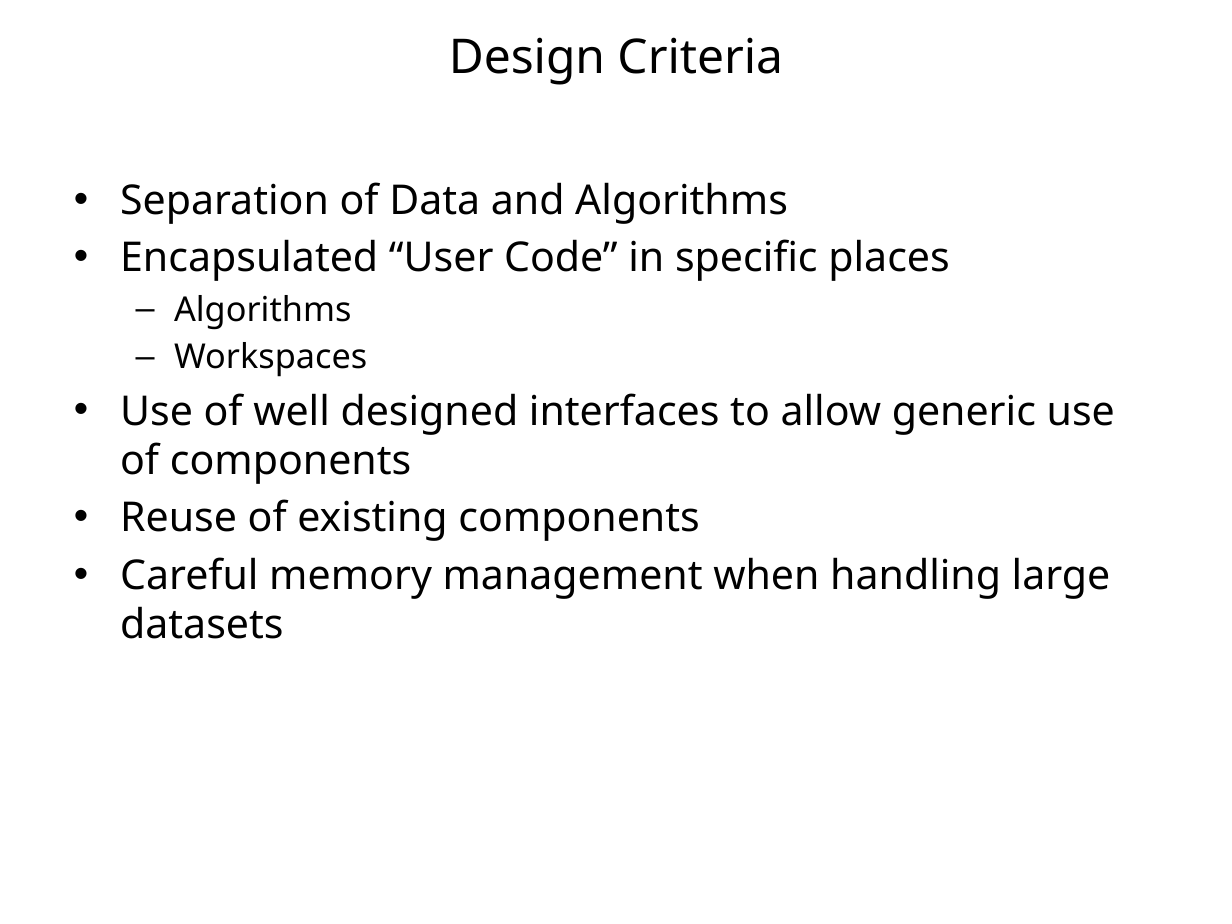
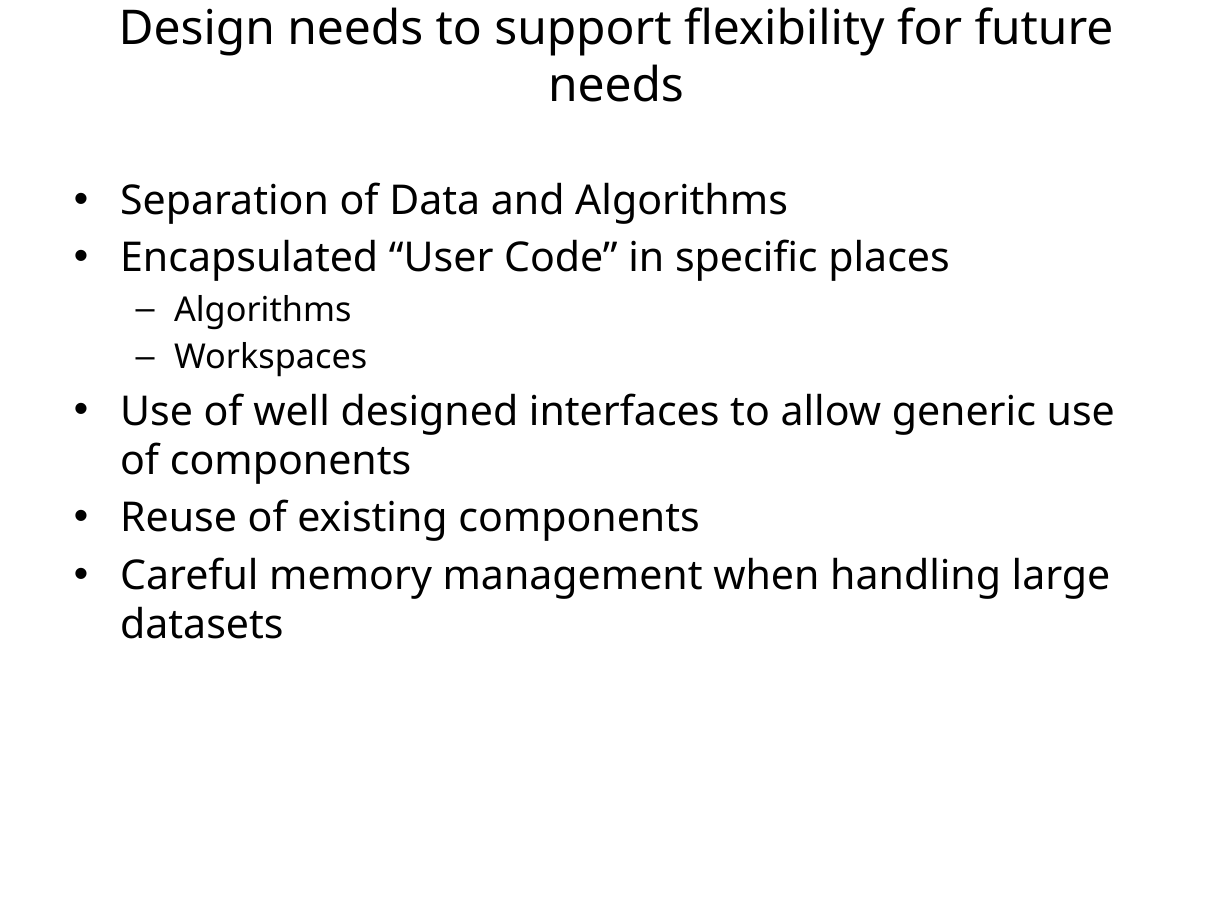
Before and after one commit to mantidproject/documents, a slide deck: slide 6 of Presentations/NOBUGS 2012/Talks/The Mantid Model/The Mantid Model 2012.pptx (slide 5 before the commit). Drawn at 1232x924 pixels with LibreOffice and Linux fonts; fonts in the diff are those of the drawing; background and template pictures are left out. Boxes give left, top, right and bottom in pixels: in the first picture for what was removed or moved away, otherwise in the second. Text is boxed around its words. In the diff, an @@ line names an element or a change of style, - is before the commit and + after.

```diff
--- a/Presentations/NOBUGS 2012/Talks/The Mantid Model/The Mantid Model 2012.pptx
+++ b/Presentations/NOBUGS 2012/Talks/The Mantid Model/The Mantid Model 2012.pptx
@@ title at [119,7,1114,102]: text changed @@
-Design Criteria
+Design needs to support flexibility for future needs
```
Also in this commit, not shown: 5 other slides changed, 4 slides added, 7 slides removed.
